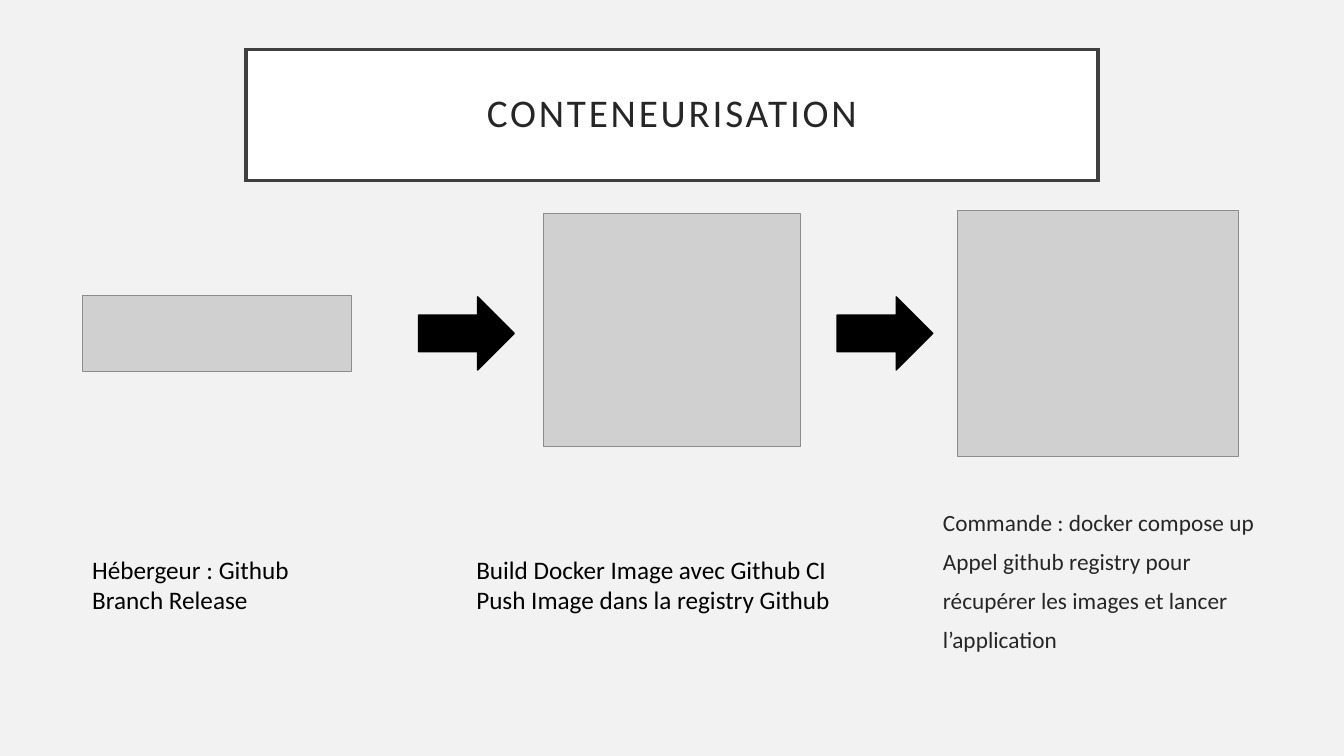
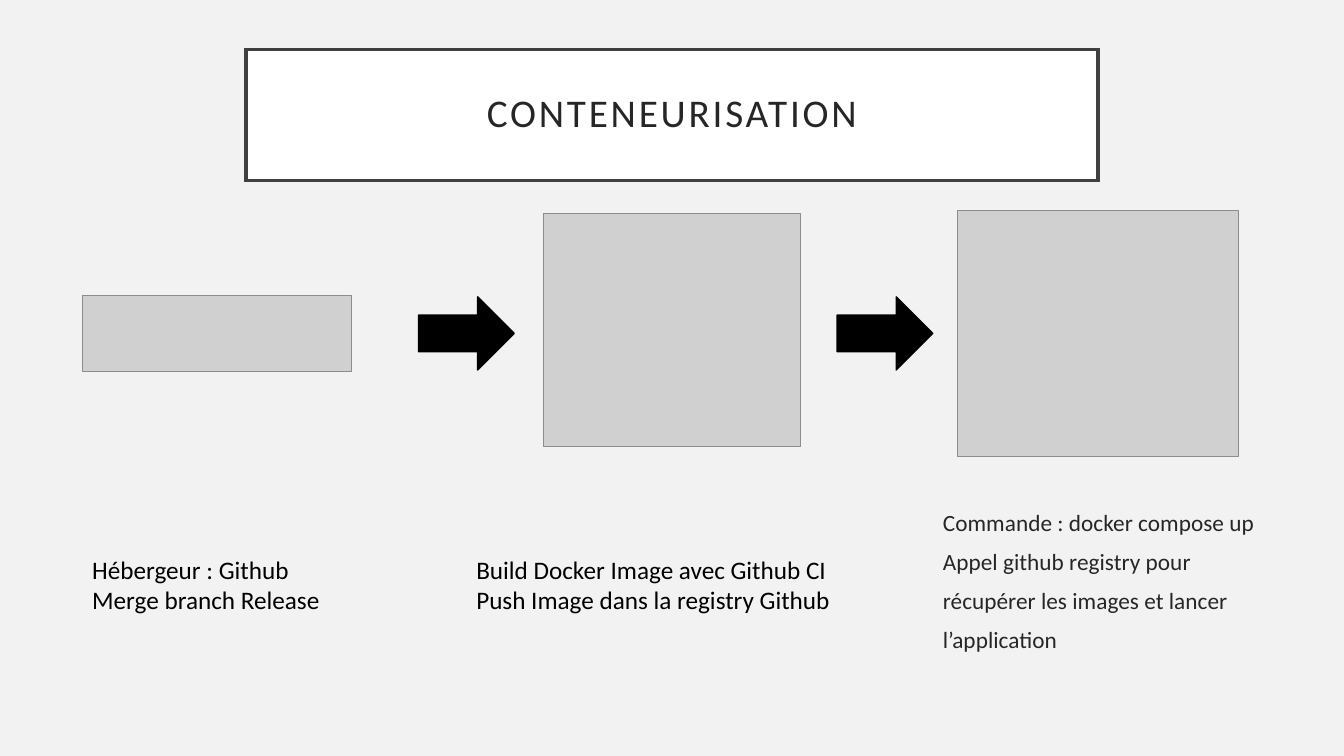
Before and after one commit to hugoj78/servicewebnetflixdocker, a slide deck: slide 8 of Presentation.pptx (slide 6 before the commit). Drawn at 1344x756 pixels with LibreOffice and Linux fonts; fonts in the diff are those of the drawing; grey boxes stand for pictures. Boxes give left, top, right and bottom in pixels: in the first picture for what was removed or moved away, otherwise in the second. Text is boxed around its words. In the diff, an @@ line names an element or a change of style, - is before the commit and + after.

```diff
--- a/Presentation.pptx
+++ b/Presentation.pptx
@@ text at (x1=92, y1=591, x2=319, y2=614): text changed @@
-Branch Release
+Merge branch Release
```
Also in this commit, not shown: 5 other slides changed, 2 slides added.
